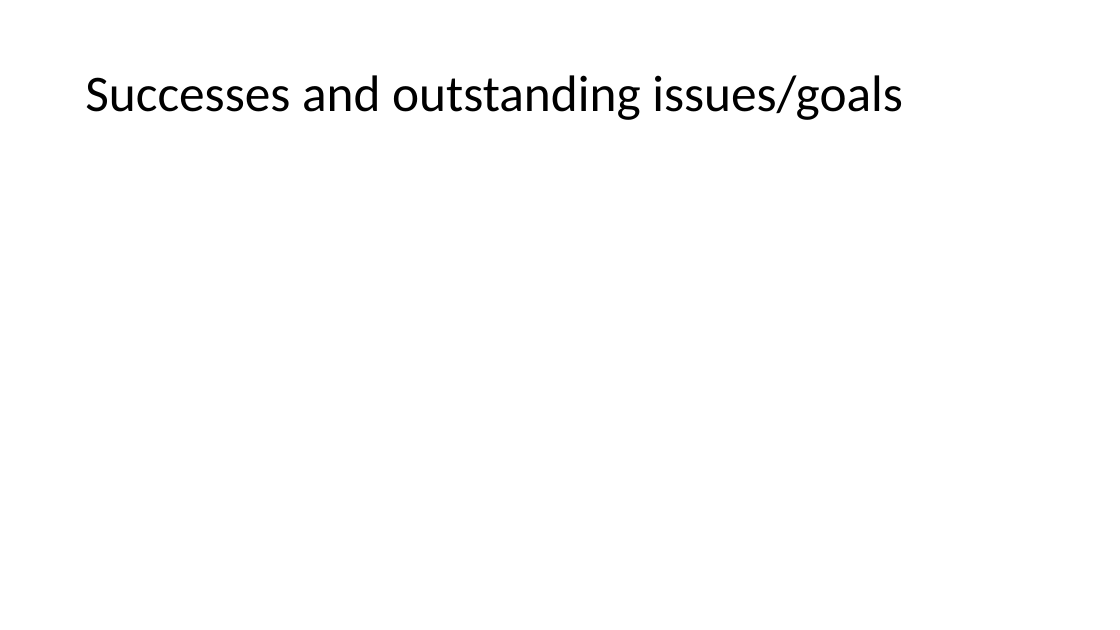
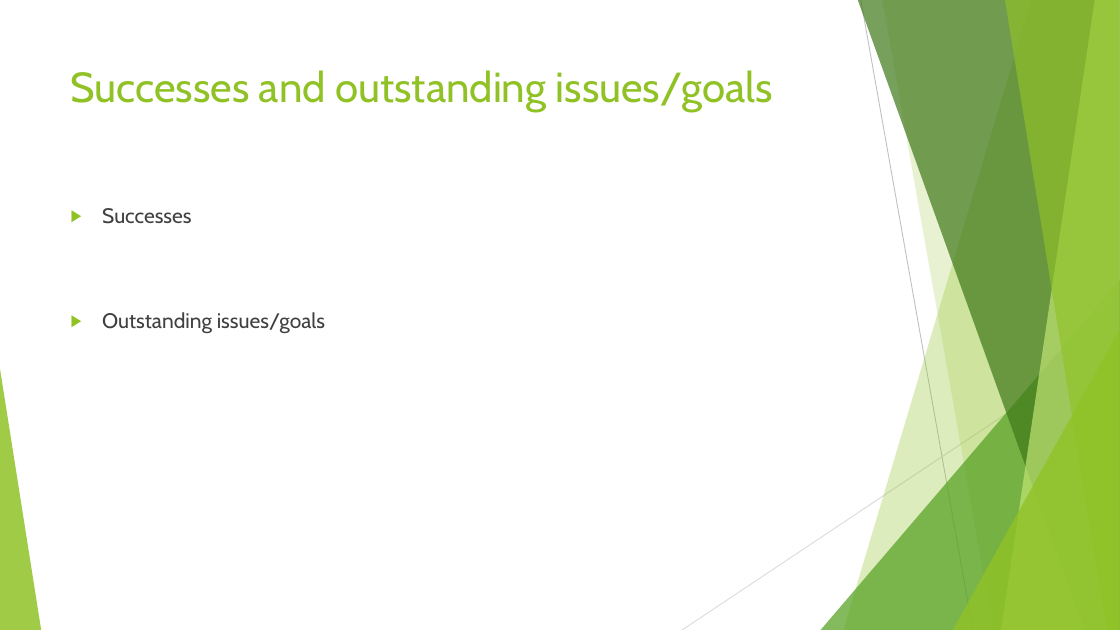
Before and after one commit to AdamBallinger/ProjectPlatform, a slide deck: slide 5 of Report.pptx. Drawn at 1120x630 pixels with LibreOffice and Linux fonts; fonts in the diff are those of the drawing. Boxes give left, top, right and bottom in pixels: in the first picture for what was removed or moved away, otherwise in the second. Text is boxed around its words. In the diff, an @@ line names an element or a change of style, - is before the commit and + after.

```diff
--- a/Report.pptx
+++ b/Report.pptx
@@ title "Successes and outstanding issues/goals": place and size @@
-title "Successes and outstanding issues/goals" at <box>85,75,903,120</box>
+title "Successes and outstanding issues/goals" at <box>71,70,773,112</box>
@@ title "Successes and outstanding issues/goals" at <box>71,70,773,112</box>: size 44 to 36 pt, font Calibri to Cabin, text colour #000000 to #90C226; line spacing 0.9 to 1; vertical alignment middle to top @@
@@ text added at <box>102,208,325,334</box>, 18 pt, text #404040 @@
+▶ Successes
+▶ Outstanding issues/goals
@@ group added at <box>0,0,1120,630</box>: 5 freeform shapes, 3 triangles, 2 lines @@
```
Also in this commit, not shown: 4 other slides changed, 20 other files.
